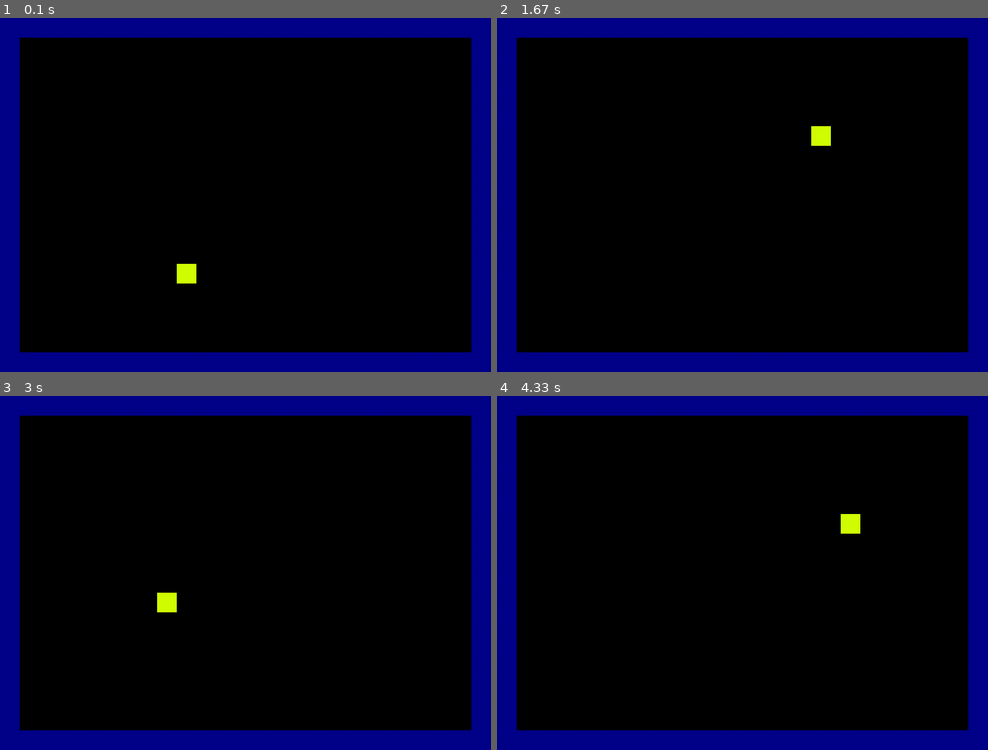
Above: before the commit, frames 1-4 (two rows, left to right).
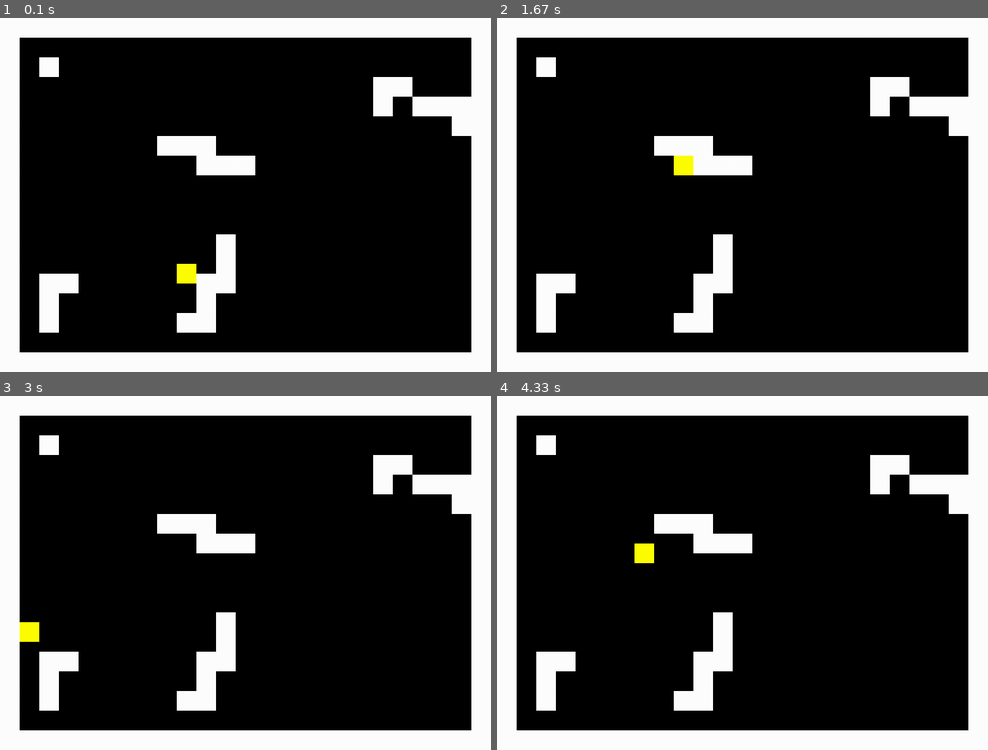
Above: after the commit, the same moments.

Repository: bhornby/Hornby-Classwork
Game: pygame game, started from python/Mini Project/Mini proj.py
Same seed, same stepped clock (60 frames per second), same inputs: the game is played once before the commit and once after it.
Inputs:
- Up to frame 1 (0.1 s): no input
- Up to frame 2 (1.67 s): hold Right 0.33-0.8 s; hold Up 0.83-1.3 s
- Up to frame 3 (3 s): hold Left 1.83-2.37 s; hold Down 2.4-2.7 s
- Up to frame 4 (4.33 s): hold Up 3.17-3.53 s; hold Right 3.57-4.2 s; hold Down from 4.23 s (still down)

The runs differ from the first frame. In frame 1, 24% of the frame differs, in the area x 0-100%, y 0-100%; in frame 2, 24%; in frame 3, 24%; in frame 4, 24%.

Commit message:
Working colisions block doesn't phase through walls

Diff:
--- a/python/Mini Project/Mini proj.py
+++ b/python/Mini Project/Mini proj.py
@@ -5,8 +5,8 @@
 BLACK = (0,0,0)
 WHITE = (255,255,255)
 RED = (255,0,0,)
-BLUE = (0,0,139)
-YELLOW = (210,255,0)
+BLUE = (0,0,225)
+YELLOW = (255,255,0)
 
 #black screen
 size = (1000,720)
@@ -18,6 +18,9 @@
 
 #exit game falg set to false
 done = False
+
+a = 0
+b = 0
 
 #screen refresh rate
 clock = pygame.time.Clock()
@@ -37,9 +40,23 @@
         self.rect.x = 360
         self.rect.y = 500
 
+        self.old_x =  self.rect.x
+        self.old_y = self.rect.y
+
     def update(self):
+
         self.rect.x = self.rect.x + self.speed_x
         self.rect.y = self.rect.y + self.speed_y
+
+        wall_hit_list = pygame.sprite.spritecollide(my_player, wall_group, False)
+        for x in wall_hit_list:
+            self.rect.x =  self.old_x
+            self.rect.y =  self.old_y
+            self.speed_x = 0
+            self.speed_y = 0
+
+        self.old_y = self.rect.y
+        self.old_x = self.rect.x
 
     def player_set_speed(self,x,y):
         self.speed_x = x
@@ -59,20 +76,20 @@
 map = [
        [1,1,1,1,1,1,1,1,1,1,1,1,1,1,1,1,1,1,1,1,1,1,1,1,1],
        [1,0,0,0,0,0,0,0,0,0,0,0,0,0,0,0,0,0,0,0,0,0,0,0,1],
+       [1,0,1,0,0,0,0,0,0,0,0,0,0,0,0,0,0,0,0,0,0,0,0,0,1],
+       [1,0,0,0,0,0,0,0,0,0,0,0,0,0,0,0,0,0,0,1,1,0,0,0,1],
+       [1,0,0,0,0,0,0,0,0,0,0,0,0,0,0,0,0,0,0,1,0,1,1,1,1],
+       [1,0,0,0,0,0,0,0,0,0,0,0,0,0,0,0,0,0,0,0,0,0,0,1,1],
+       [1,0,0,0,0,0,0,0,1,1,1,0,0,0,0,0,0,0,0,0,0,0,0,0,1],
+       [1,0,0,0,0,0,0,0,0,0,1,1,1,0,0,0,0,0,0,0,0,0,0,0,1],
        [1,0,0,0,0,0,0,0,0,0,0,0,0,0,0,0,0,0,0,0,0,0,0,0,1],
        [1,0,0,0,0,0,0,0,0,0,0,0,0,0,0,0,0,0,0,0,0,0,0,0,1],
        [1,0,0,0,0,0,0,0,0,0,0,0,0,0,0,0,0,0,0,0,0,0,0,0,1],
-       [1,0,0,0,0,0,0,0,0,0,0,0,0,0,0,0,0,0,0,0,0,0,0,0,1],
-       [1,0,0,0,0,0,0,0,0,0,0,0,0,0,0,0,0,0,0,0,0,0,0,0,1],
-       [1,0,0,0,0,0,0,0,0,0,0,0,0,0,0,0,0,0,0,0,0,0,0,0,1],
-       [1,0,0,0,0,0,0,0,0,0,0,0,0,0,0,0,0,0,0,0,0,0,0,0,1],
-       [1,0,0,0,0,0,0,0,0,0,0,0,0,0,0,0,0,0,0,0,0,0,0,0,1],
-       [1,0,0,0,0,0,0,0,0,0,0,0,0,0,0,0,0,0,0,0,0,0,0,0,1],
-       [1,0,0,0,0,0,0,0,0,0,0,0,0,0,0,0,0,0,0,0,0,0,0,0,1],
-       [1,0,0,0,0,0,0,0,0,0,0,0,0,0,0,0,0,0,0,0,0,0,0,0,1],
-       [1,0,0,0,0,0,0,0,0,0,0,0,0,0,0,0,0,0,0,0,0,0,0,0,1],
-       [1,0,0,0,0,0,0,0,0,0,0,0,0,0,0,0,0,0,0,0,0,0,0,0,1],
-       [1,0,0,0,0,0,0,0,0,0,0,0,0,0,0,0,0,0,0,0,0,0,0,0,1],
+       [1,0,0,0,0,0,0,0,0,0,0,1,0,0,0,0,0,0,0,0,0,0,0,0,1],
+       [1,0,0,0,0,0,0,0,0,0,0,1,0,0,0,0,0,0,0,0,0,0,0,0,1],
+       [1,0,1,1,0,0,0,0,0,0,1,1,0,0,0,0,0,0,0,0,0,0,0,0,1],
+       [1,0,1,0,0,0,0,0,0,0,1,0,0,0,0,0,0,0,0,0,0,0,0,0,1],
+       [1,0,1,0,0,0,0,0,0,1,1,0,0,0,0,0,0,0,0,0,0,0,0,0,1],
        [1,0,0,0,0,0,0,0,0,0,0,0,0,0,0,0,0,0,0,0,0,0,0,0,1],
        [1,1,1,1,1,1,1,1,1,1,1,1,1,1,1,1,1,1,1,1,1,1,1,1,1],
     ]
@@ -90,7 +107,7 @@
 for row in map:
     for column in row:
         if column == 1:
-            my_wall = Wall(BLUE,40,40,x,y)
+            my_wall = Wall(WHITE,40,40,x,y)
             all_sprite_group.add(my_wall)
             wall_group.add(my_wall)
         x = x + 40
@@ -100,9 +117,6 @@
     y = y + 40
 #next row
 
-'''wall_hit_list = pygame.sprite.spritecollide(my_player, wall_group, True)
-    for x in wall_hit_list:
-        if x'''
 
 pygame.init()
 #game loop
@@ -128,6 +142,8 @@
 
 
 
+    #
+
 
     #update all sprites
     all_sprite_group.update()
